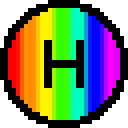
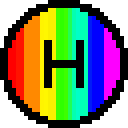
Revision of a layered 128×128 image; what changed, layer by layer:
painted on "Layer 3" over 20, 8, 120, 120
